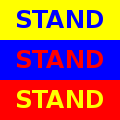
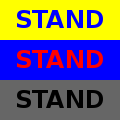
The second 120x120 image is a revision of the first. Changes to its layers:
moved "STAND #2" above "Background", painted on it over (17, 90, 103, 108)
painted on "Background" over (0, 80, 120, 120)
